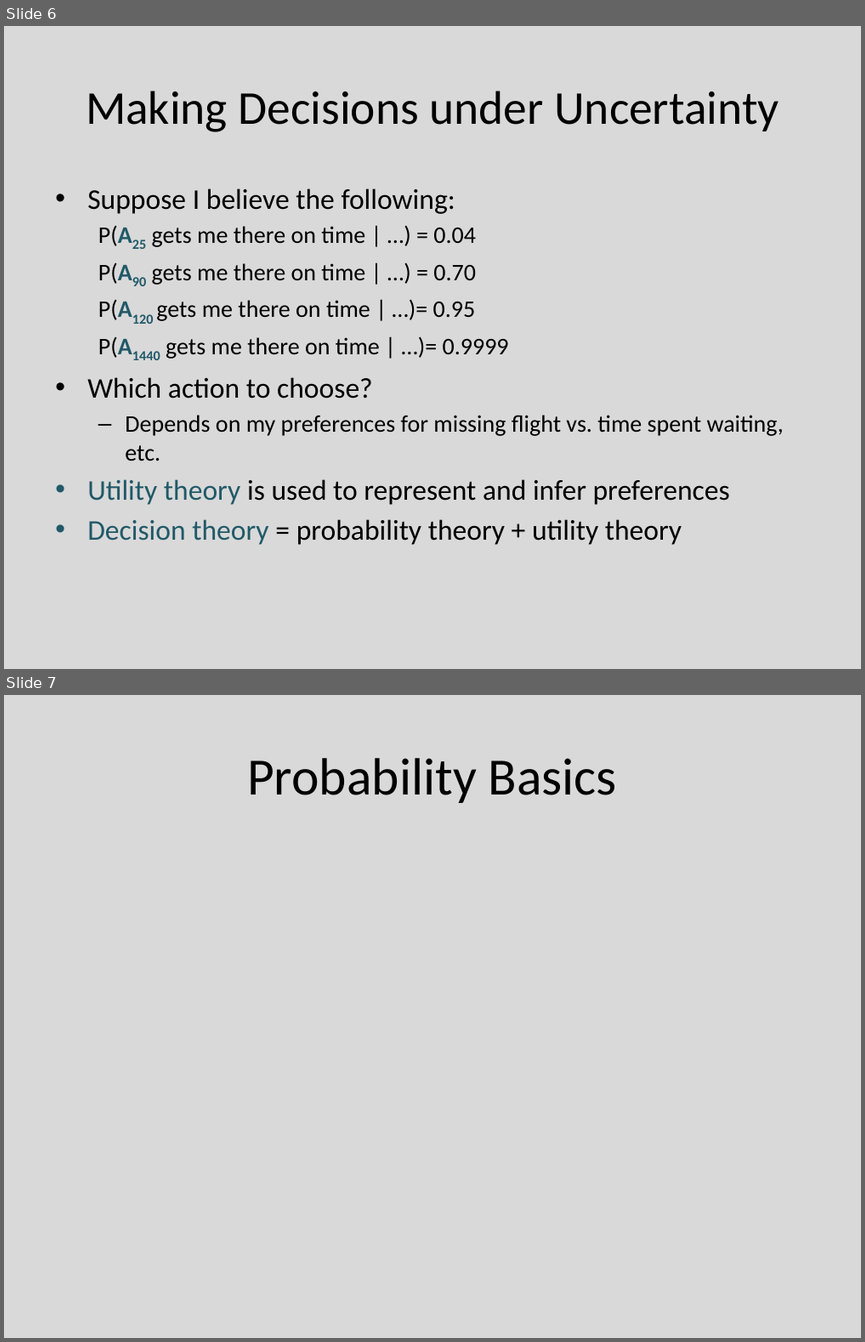
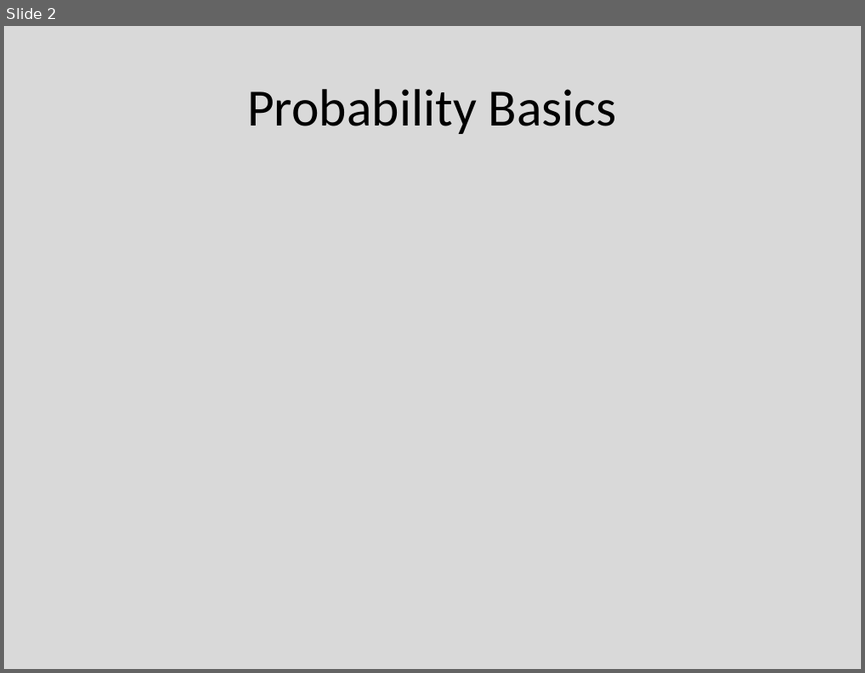
Before and after one commit to Mrtytt/SchoolNotes, a slide deck: 5_Donem_Ders_Notlari/YZ/07_uncertainty and Bayes' rule.pptx. Shown one above the other, each under a label of ours: slides 6 and 7 before the commit, slide 2 after it. The pictures are 865x1342 and 865x673 pixels, drawn with LibreOffice and Linux fonts; fonts in the diff are those of the drawing; grey boxes stand for pictures. Boxes give left, top, right and bottom in pixels: in the first picture for what was removed or moved away, otherwise in the second. Text is boxed around its words. In the diff, an @@ line names an element or a change of style, - is before the commit and + after.

```diff
--- a/5_Donem_Ders_Notlari/YZ/07_uncertainty and Bayes' rule.pptx
+++ b/5_Donem_Ders_Notlari/YZ/07_uncertainty and Bayes' rule.pptx
@@ slide 6 removed at (4,26,861,669), background #D9D9D9 @@
@@ title removed at (86,91,778,132) @@
-Making Decisions under Uncertainty
@@ text removed at (87,188,783,544) @@
-• Suppose I believe the following:
-  P(A25 gets me there on time | …) = 0.04
-  P(A90 gets me there on time | …) = 0.70
-  P(A120 gets me there on time | …)= 0.95
-  P(A1440 gets me there on time | …)= 0.9999
-• Which action to choose?
-  – Depends on my preferences for missing flight vs. time spent waiting, etc.
-• Utility theory is used to represent and infer preferences
-• Decision theory = probability theory + utility theory
@@ what was slide 7 is now slide 2 @@
```
Also in this commit, not shown: 8 other slides removed, 8 other files.
